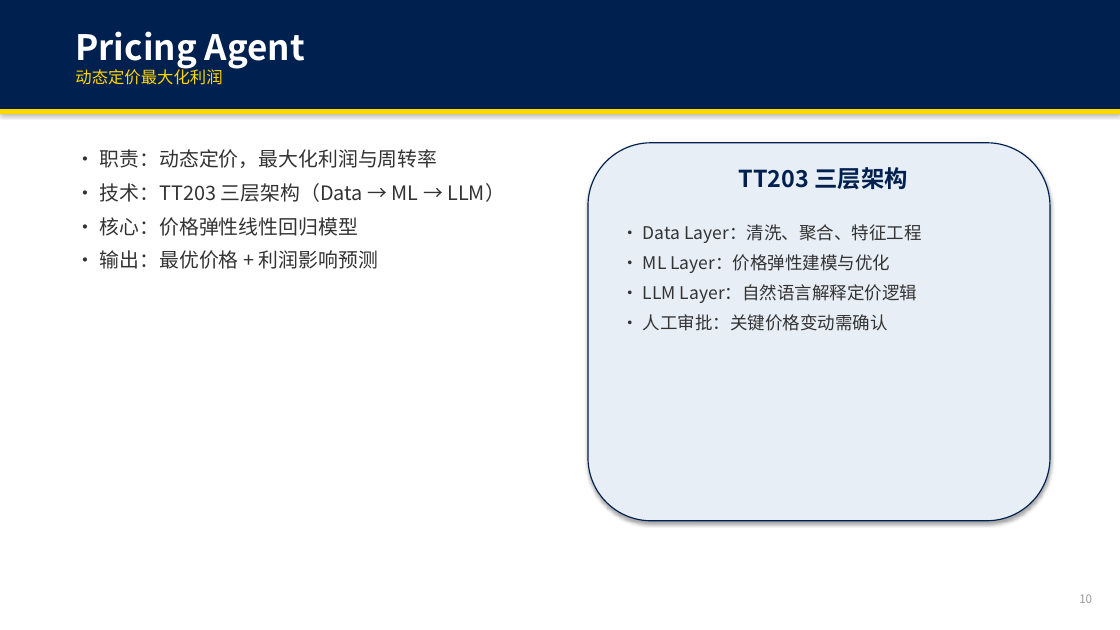
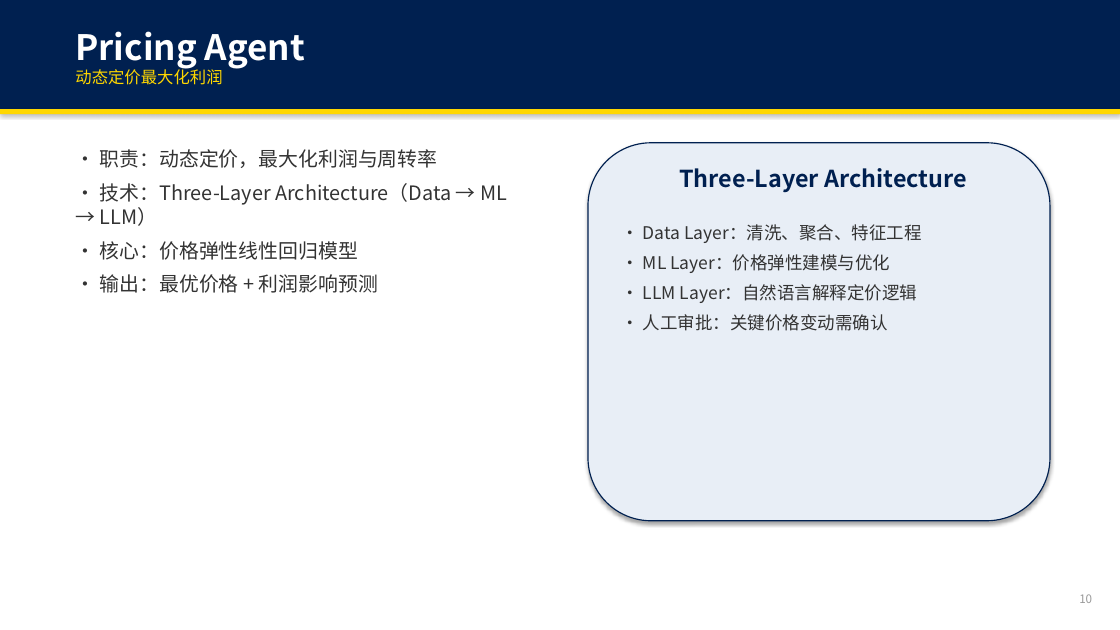
Before and after one commit to xurysky/AMA-Project-2026, a slide deck: slide 10 of AMA-终汇报-PPT-中文.pptx. Drawn at 1120x630 pixels with LibreOffice and Linux fonts; fonts in the diff are those of the drawing. Boxes give left, top, right and bottom in pixels: in the first picture for what was removed or moved away, otherwise in the second. Text is boxed around its words. In the diff, an @@ line names an element or a change of style, - is before the commit and + after.

```diff
--- a/AMA-终汇报-PPT-中文.pptx
+++ b/AMA-终汇报-PPT-中文.pptx
@@ text at (x1=679, y1=168, x2=966, y2=193): text changed @@
-TT203 三层架构
+Three-Layer Architecture
@@ text at (x1=100, y1=183, x2=507, y2=226): text changed @@
-• 技术：TT203 三层架构（Data → ML → LLM）
+• 技术：Three-Layer Architecture（Data → ML → LLM）
```
Also in this commit, not shown: 1 other slide changed, 3 other files.
